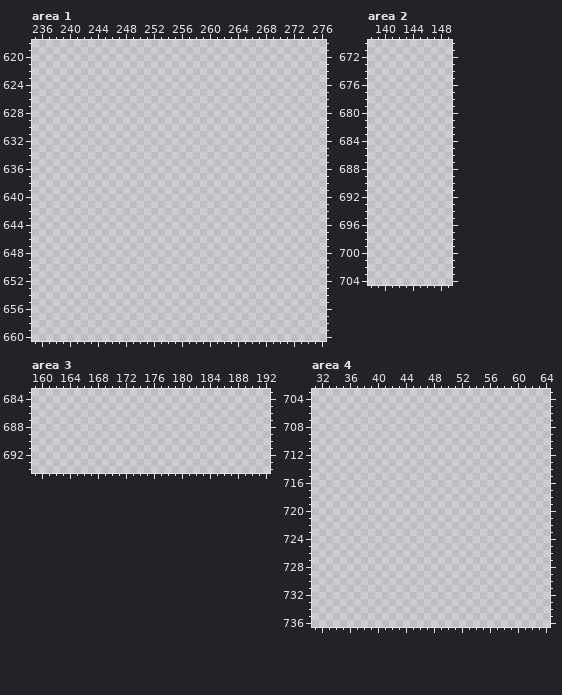
A pixel-art file gets an edit: Assets/Texture/SpriteAtlas.aseprite. That is the earlier state.
500x1000 pixels, 1 frame. Shown: area 1: x 235..276, y 618..660; area 2: x 138..149, y 670..704; area 3: x 159..192, y 683..694; area 4: x 31..64, y 703..736. The commit also changed other parts of the picture, which this record leaves out.
Visible layers, top first: "Lock", "PowerCa", "Arrows", "Blocks", "Error", "Slime", "Glasses".
Palette (. is transparent): 
After:
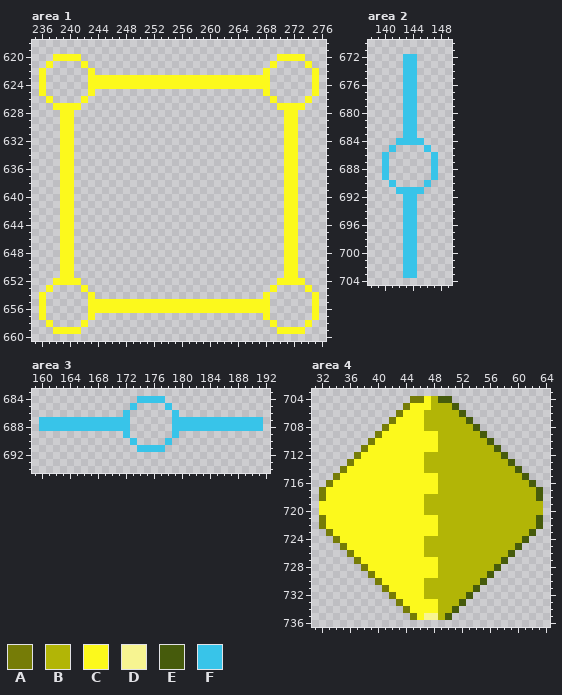
Colours new in this view: A #767c07  B #b2b506  C #fcf91c  D #f7f491  E #465b0c  F #38c4e9
Difference:
Changed rows in their new state; - is an unchanged pixel.
Area 1, layer "PowerCa":
first column x 236:
620 --CCCC----------------------------CCCC--
621 -C----C--------------------------C----C-
622 C------C------------------------C------C
623 C------CCCCCCCCCCCCCCCCCCCCCCCCCC------C
624 C------CCCCCCCCCCCCCCCCCCCCCCCCCC------C
625 C------C------------------------C------C
626 -C----C--------------------------C----C-
627 --CCCC----------------------------CCCC--
628 ---CC------------------------------CC---
629 ---CC------------------------------CC---
630 ---CC------------------------------CC---
631 ---CC------------------------------CC---
632 ---CC------------------------------CC---
633 ---CC------------------------------CC---
634 ---CC------------------------------CC---
635 ---CC------------------------------CC---
636 ---CC------------------------------CC---
637 ---CC------------------------------CC---
638 ---CC------------------------------CC---
639 ---CC------------------------------CC---
640 ---CC------------------------------CC---
641 ---CC------------------------------CC---
642 ---CC------------------------------CC---
643 ---CC------------------------------CC---
644 ---CC------------------------------CC---
645 ---CC------------------------------CC---
646 ---CC------------------------------CC---
647 ---CC------------------------------CC---
648 ---CC------------------------------CC---
649 ---CC------------------------------CC---
650 ---CC------------------------------CC---
651 ---CC------------------------------CC---
652 --CCCC----------------------------CCCC--
653 -C----C--------------------------C----C-
654 C------C------------------------C------C
655 C------CCCCCCCCCCCCCCCCCCCCCCCCCC------C
656 C------CCCCCCCCCCCCCCCCCCCCCCCCCC------C
657 C------C------------------------C------C
658 -C----C--------------------------C----C-
659 --CCCC----------------------------CCCC--
Area 2, layer "PowerCa":
first column x 140:
672 ---FF---
673 ---FF---
674 ---FF---
675 ---FF---
676 ---FF---
677 ---FF---
678 ---FF---
679 ---FF---
680 ---FF---
681 ---FF---
682 ---FF---
683 ---FF---
684 --FFFF--
685 -F----F-
686 F------F
687 F------F
688 F------F
689 F------F
690 -F----F-
691 --FFFF--
692 ---FF---
693 ---FF---
694 ---FF---
695 ---FF---
696 ---FF---
697 ---FF---
698 ---FF---
699 ---FF---
700 ---FF---
701 ---FF---
702 ---FF---
703 ---FF---
Area 3, layer "PowerCa":
first column x 160:
684 --------------FFFF--------------
685 -------------F----F-------------
686 ------------F------F------------
687 FFFFFFFFFFFFF------FFFFFFFFFFFFF
688 FFFFFFFFFFFFF------FFFFFFFFFFFFF
689 ------------F------F------------
690 -------------F----F-------------
691 --------------FFFF--------------
Area 4, layer "PowerCa":
first column x 32:
704 -------------AACBEE-------------
705 ------------ACCCBBBE------------
706 -----------ACCCBBBBBE-----------
707 ----------ACCCCBBBBBBE----------
708 ---------ACCCCCBBBBBBBE---------
709 --------ACCCCCCCCBBBBBBE--------
710 -------ACCCCCCCCCBBBBBBBE-------
711 ------ACCCCCCCCCCBBBBBBBBE------
712 -----ACCCCCCCCCBBBBBBBBBBBE-----
713 ----ACCCCCCCCCCBBBBBBBBBBBBE----
714 ---ACCCCCCCCCCCBBBBBBBBBBBBBE---
715 --ACCCCCCCCCCCCCCBBBBBBBBBBBBE--
716 -ACCCCCCCCCCCCCCCBBBBBBBBBBBBBE-
717 ACCCCCCCCCCCCCCCCBBBBBBBBBBBBBBE
718 ACCCCCCCCCCCCCCBBBBBBBBBBBBBBBBE
719 CCCCCCCCCCCCCCCBBBBBBBBBBBBBBBBB
720 CCCCCCCCCCCCCCCBBBBBBBBBBBBBBBBB
721 ACCCCCCCCCCCCCCCCBBBBBBBBBBBBBBE
722 ACCCCCCCCCCCCCCCCBBBBBBBBBBBBBBE
723 -ACCCCCCCCCCCCCCCBBBBBBBBBBBBBE-
724 --ACCCCCCCCCCCCBBBBBBBBBBBBBBE--
725 ---ACCCCCCCCCCCBBBBBBBBBBBBBE---
726 ----ACCCCCCCCCCBBBBBBBBBBBBE----
727 -----ACCCCCCCCCCCBBBBBBBBBE-----
728 ------ACCCCCCCCCCBBBBBBBBE------
729 -------ACCCCCCCCCBBBBBBBE-------
730 --------ACCCCCCBBBBBBBBE--------
731 ---------ACCCCCBBBBBBBE---------
732 ----------ACCCCBBBBBBE----------
733 -----------ACCCCCBBBE-----------
734 ------------ACCCCBBE------------
735 -------------ACDDBE-------------
Boxes around the changes in both pictures, in picture pixels (x1, y1, x2, y2):
added: (39, 54, 319, 334)
added: (382, 54, 438, 278)
added: (39, 396, 263, 452)
added: (319, 396, 543, 620)
